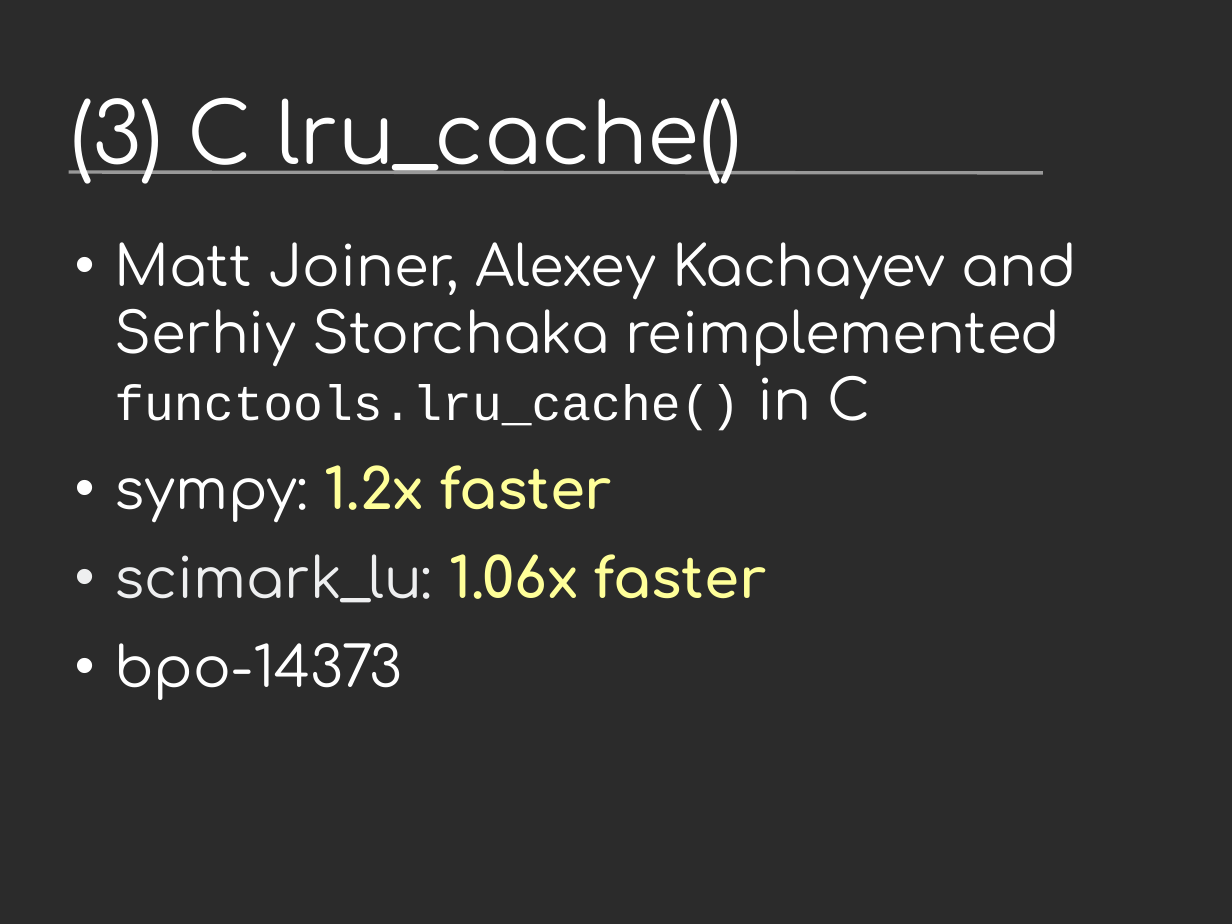
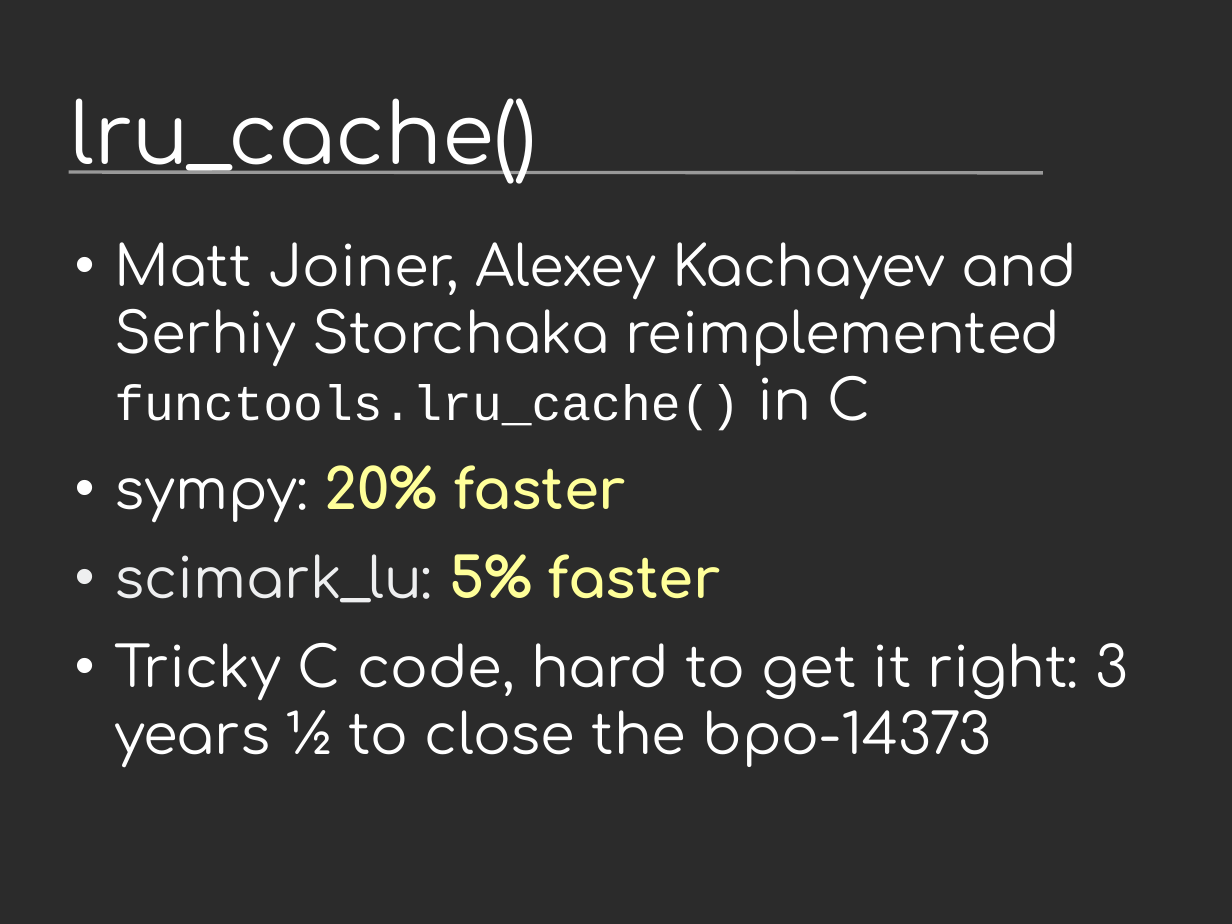
Before and after one commit to vstinner/talks, a slide deck: slide 17 of 2017-PyconUS/python36_opt.odp (slide 16 before the commit). Drawn at 1232x924 pixels with LibreOffice and Linux fonts; fonts in the diff are those of the drawing; background and template pictures are left out; a plain dark background stands for a picture behind light text. Boxes give left, top, right and bottom in pixels: in the first picture for what was removed or moved away, otherwise in the second. Text is boxed around its words. In the diff, an @@ line names an element or a change of style, - is before the commit and + after.

```diff
--- a/2017-PyconUS/python36_opt.odp
+++ b/2017-PyconUS/python36_opt.odp
@@ title at box(71, 98, 537, 184): text changed @@
-(3) C lru_cache()
+lru_cache()
@@ text at box(114, 465, 1128, 768): text changed; text colour #FFFF99 to #FFFFFF @@
-• sympy: 1.2x faster
-• scimark_lu: 1.06x faster
-• bpo-14373
+• sympy: 20% faster
+• scimark_lu: 5% faster
+• Tricky C code, hard to get it right: 3 years ½ to close the bpo-14373
```
Also in this commit, not shown: 22 other slides changed, 2 slides added, 1 other file.
